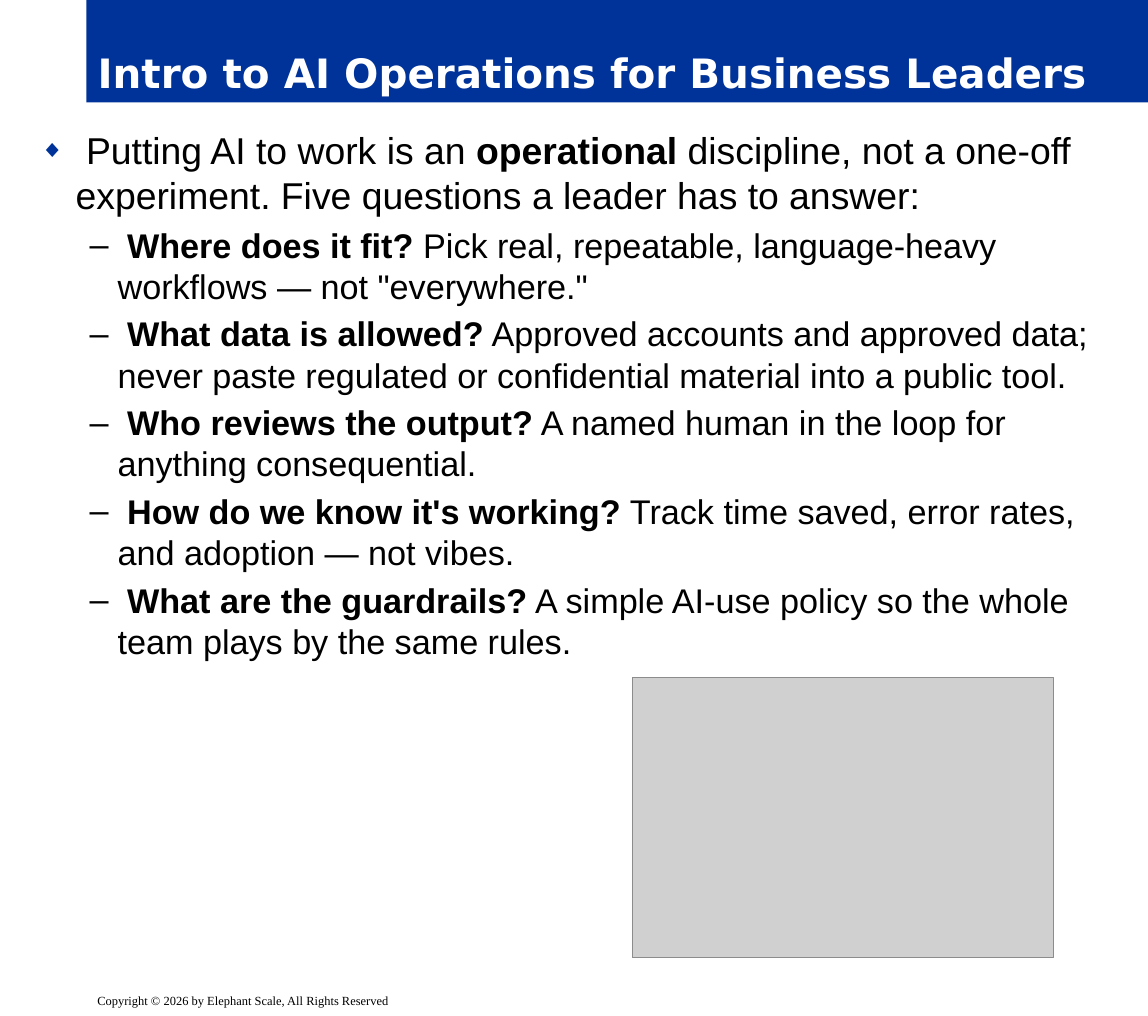
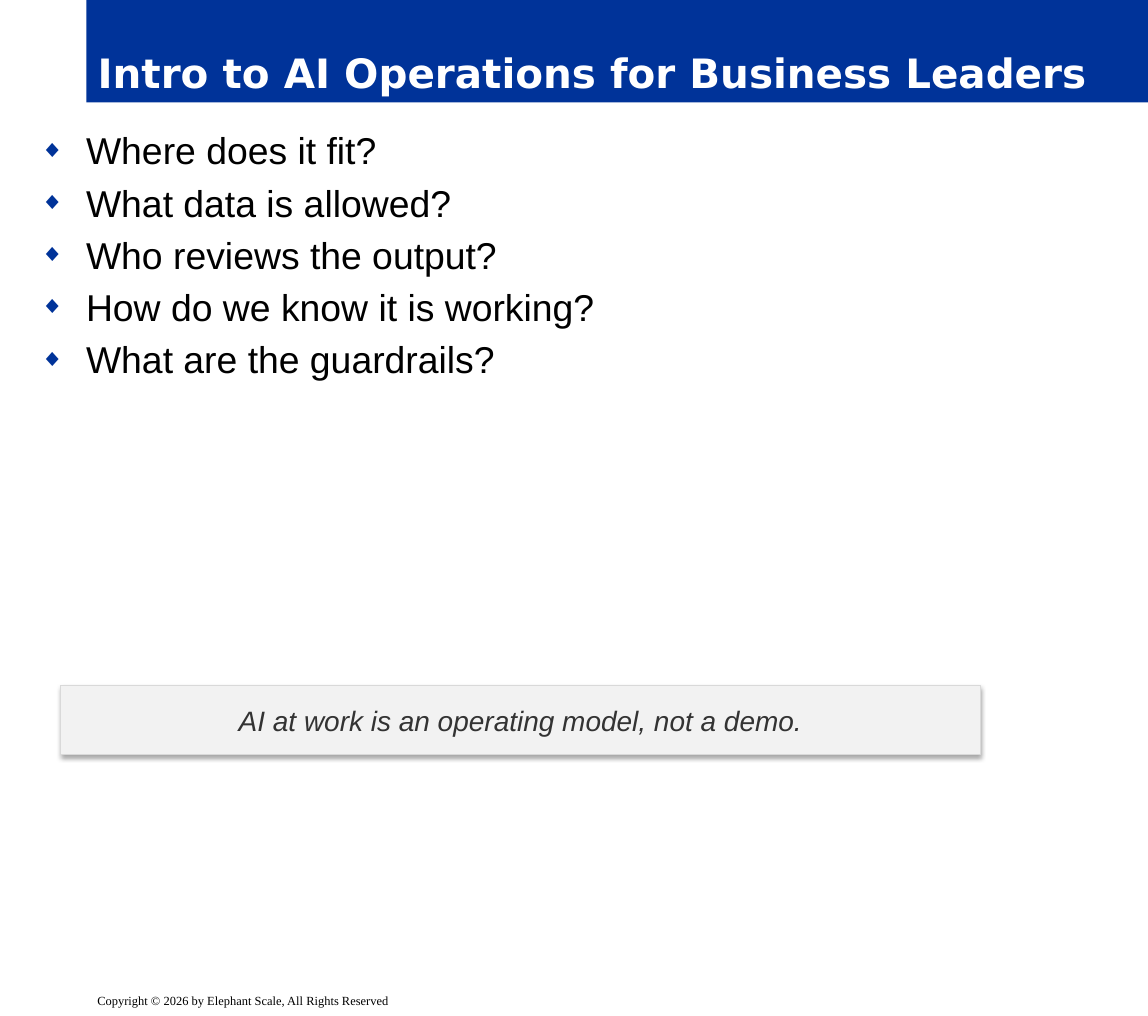
Before and after one commit to elephantscale/ai-automation-essentials, a slide deck: slide 19 of slides/release/01-foundations.pptx. Drawn at 1148x1016 pixels with LibreOffice and Linux fonts; fonts in the diff are those of the drawing; grey boxes stand for pictures; background and template pictures are left out. Boxes give left, top, right and bottom in pixels: in the first picture for what was removed or moved away, otherwise in the second. Text is boxed around its words. In the diff, an @@ line names an element or a change of style, - is before the commit and + after.

```diff
--- a/slides/release/01-foundations.pptx
+++ b/slides/release/01-foundations.pptx
@@ text at box(86, 137, 594, 381): text changed; size 22 to 24 pt @@
-◆ Putting AI to work is an operational discipline, not a one-off experiment. Five questions a leader has to answer:
-  – Where does it fit? Pick real, repeatable, language-heavy workflows — not "everywhere."
-  – What data is allowed? Approved accounts and approved data; never paste regulated or confidential material into a public tool.
-  – Who reviews the output? A named human in the loop for anything consequential.
-  – How do we know it's working? Track time saved, error rates, and adoption — not vibes.
-  – What are the guardrails? A simple AI-use policy so the whole team plays by the same rules.
+◆ Where does it fit?
+◆ What data is allowed?
+◆ Who reviews the output?
+◆ How do we know it is working?
+◆ What are the guardrails?
@@ rectangle added at box(60, 685, 980, 755), fill #F2F2F2, outline #D9D9D9 0.75 pt, 18 pt, text #333333, italic @@
+AI at work is an operating model, not a demo.
@@ picture removed at box(632, 678, 1053, 959) @@
```
Also in this commit, not shown: 21 other slides changed.
